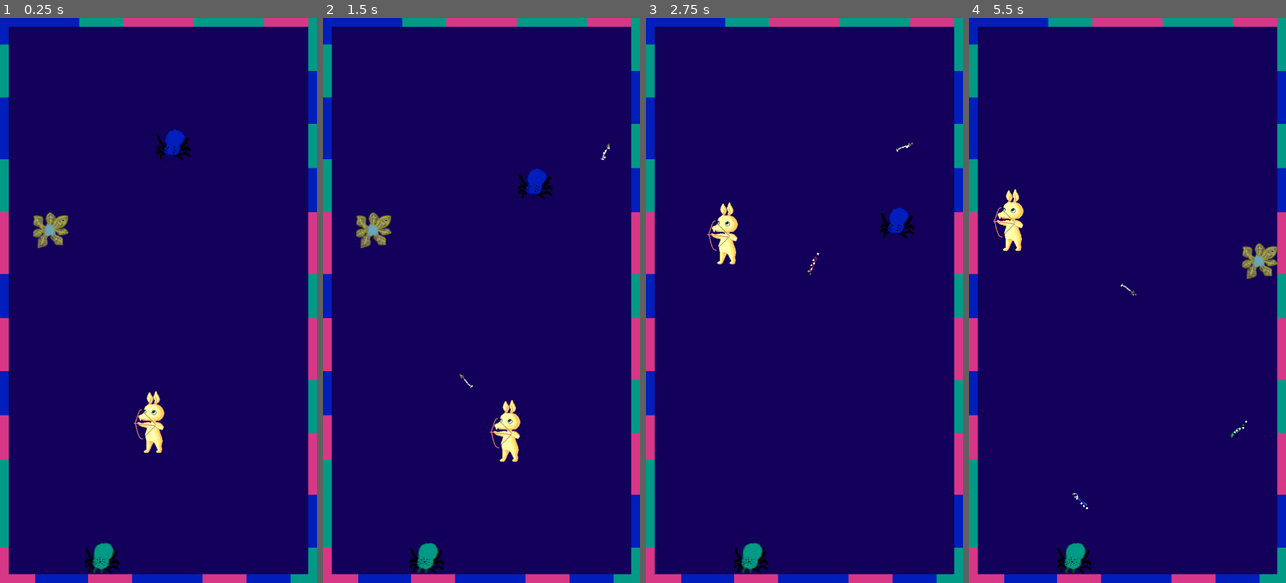
Above: before the commit, frames 1-4 (left to right).
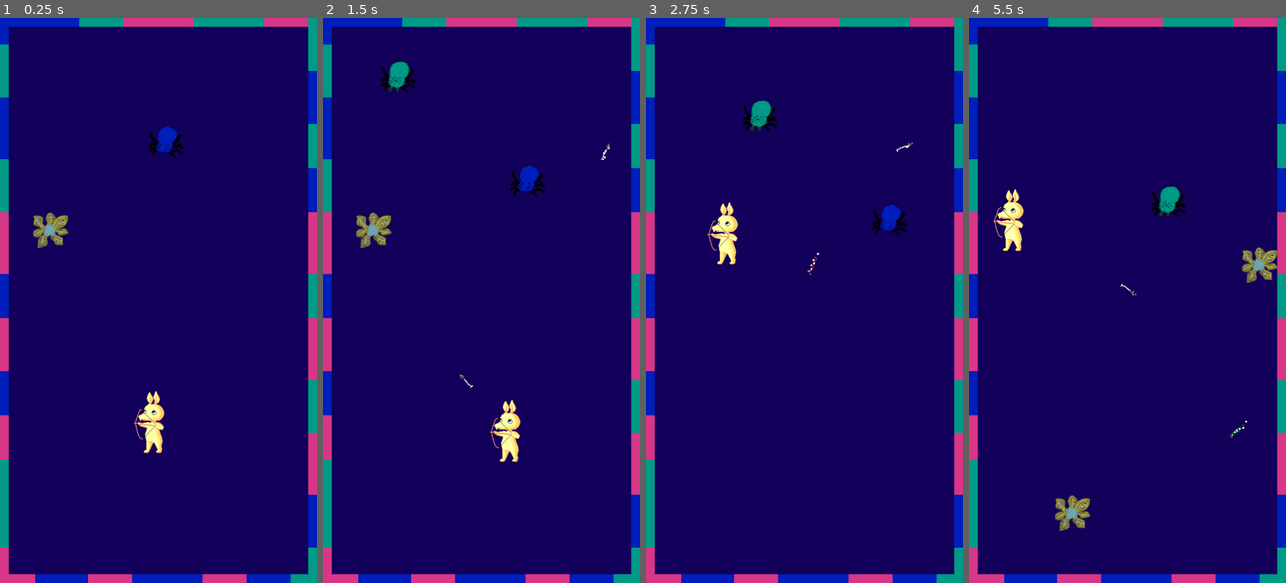
Above: after the commit, the same moments.

Repository: algch/BounceBunny
Game: Godot game, scene res://main.tscn
The game is run twice, just before and just after one commit, with the same random seed, the same clock (stepped at 60 frames per second) and the same inputs.
Inputs (mouse positions are in pixels of both pictures, inside the frame that each line leads up to):
- Up to frame 1 (0.25 s): no input
- Up to frame 2 (1.5 s): move the mouse to (551, 272) at 0.52 s; hold Right (ui_right) 0.53-1.28 s; click (551, 272) at 0.6 s; move the mouse to (418, 328) at 1.27 s; hold Down (ui_down) from 1.28 s (still down); click (418, 328) at 1.35 s
- Up to frame 3 (2.75 s): move the mouse to (836, 176) at 2.02 s; release Down (ui_down) at 2.03 s; hold Right (ui_right) from 2.03 s (still down); click (836, 176) at 2.1 s
- Up to frame 4 (5.5 s): move the mouse to (1111, 413) at 2.77 s; release Right (ui_right) at 2.78 s; hold Up (ui_up) 2.78-3.53 s; click (1111, 413) at 2.85 s; move the mouse to (1222, 385) at 3.52 s; hold Left (ui_left) 3.53-5.03 s; click (1222, 385) at 3.6 s; move the mouse to (1032, 215) at 4.27 s; click (1032, 215) at 4.35 s; move the mouse to (1143, 300) at 5.02 s; hold Down (ui_down) from 5.03 s (still down); click (1143, 300) at 5.1 s

The runs differ from the first frame. In frame 1, 0.8% of the frame differs, in the area x 26-61%, y 19-99%; in frame 2, 1.2%; in frame 3, 1.2%; in frame 4, 1.8%, in the area x 27-98%, y 29-99%.

Commit message:
added simple spawn logic

Diff:
--- a/engine/main.gd
+++ b/engine/main.gd
@@ -14,6 +14,8 @@
 var Y
 
 var last_tile = null
+var spawn_timer = Timer.new()
+var shouldSpawn = false
 
 func getRandomPosition():
 	return Vector2(
@@ -31,22 +33,39 @@
 	coll_shape.shape = rectangle_shape
 
 
+	# TODO
+	# looks like this can be solved using shapes only
+	# check https://godotengine.org/qa/18952/area2d-code-building-array-get_overlapping_bodies-method
 	var pos_tester = Area2D.new()
+	pos_tester.position = getRandomPosition()
 	pos_tester.add_child(coll_shape)
-	pos_tester.position = getRandomPosition()
 	add_child(pos_tester)
+	yield(get_tree(), "physics_frame")
 
 	var player = get_node('player')
-	var is_far = player.position.distance_to(pos_tester.position) > 320
+	var dist_to_player = player.position.distance_to(pos_tester.position)
 
-	var overlap = pos_tester.get_overlapping_bodies()
-	while overlap and is_far:
+	var overlap = pos_tester.get_overlapping_bodies() + pos_tester.get_overlapping_areas()
+	yield(get_tree(), "physics_frame")
+
+	while overlap or dist_to_player < 320:
 		pos_tester.position = getRandomPosition()
+		yield(get_tree(), "physics_frame")
 		overlap = pos_tester.get_overlapping_bodies()
+		dist_to_player = player.position.distance_to(pos_tester.position)
 
 	add_child(spider)
 	spider.position = pos_tester.position
 
+func spawnLoop():
+	if shouldSpawn:
+		spawnEnemy()
+		spawn_timer.set_wait_time(2.5)
+		spawn_timer.start()
+		shouldSpawn = false
+
+func setSpawn():
+	shouldSpawn = true
 
 func getRandomTileId():
 	var tile = int(rand_range(0, TILE_TYPES))
@@ -84,8 +103,6 @@
 	X = SCREEN_SIZE.x / TILE_SIZE
 	Y = SCREEN_SIZE.y / TILE_SIZE
 
-	print(X, Y)
-
 	var steps = [Vector2(1, 0), Vector2(0, 1), Vector2(-1, 0), Vector2(0, -1)]
 
 	var tiles_left = MIN_TILE_STRIP_SIZE
@@ -103,4 +120,9 @@
 
 		coord += step
 
-	spawnEnemy()
+	spawn_timer.connect('timeout', self, 'setSpawn')
+	add_child(spawn_timer)
+	spawn_timer.start()
+
+func _physics_process(delta):
+	spawnLoop()
--- a/main.tscn
+++ b/main.tscn
@@ -19,7 +19,7 @@
 tile_data = PoolIntArray( 1, 2, 0, 3, 2, 0, 5, 2, 0, 6, 2, 0, 7, 2, 0, 8, 2, 0, 9, 0, 0, 10, 0, 0, 11, 0, 0, 12, 0, 0,  …(2556 unchanged characters)…
 
 [node name="spider" parent="." instance=ExtResource( 4 )]
-position = Vector2( 377.415, 266.486 )
+position = Vector2( 360, 260 )
 
 [node name="teleport" parent="." instance=ExtResource( 5 )]
 position = Vector2( 114.722, 481.256 )
